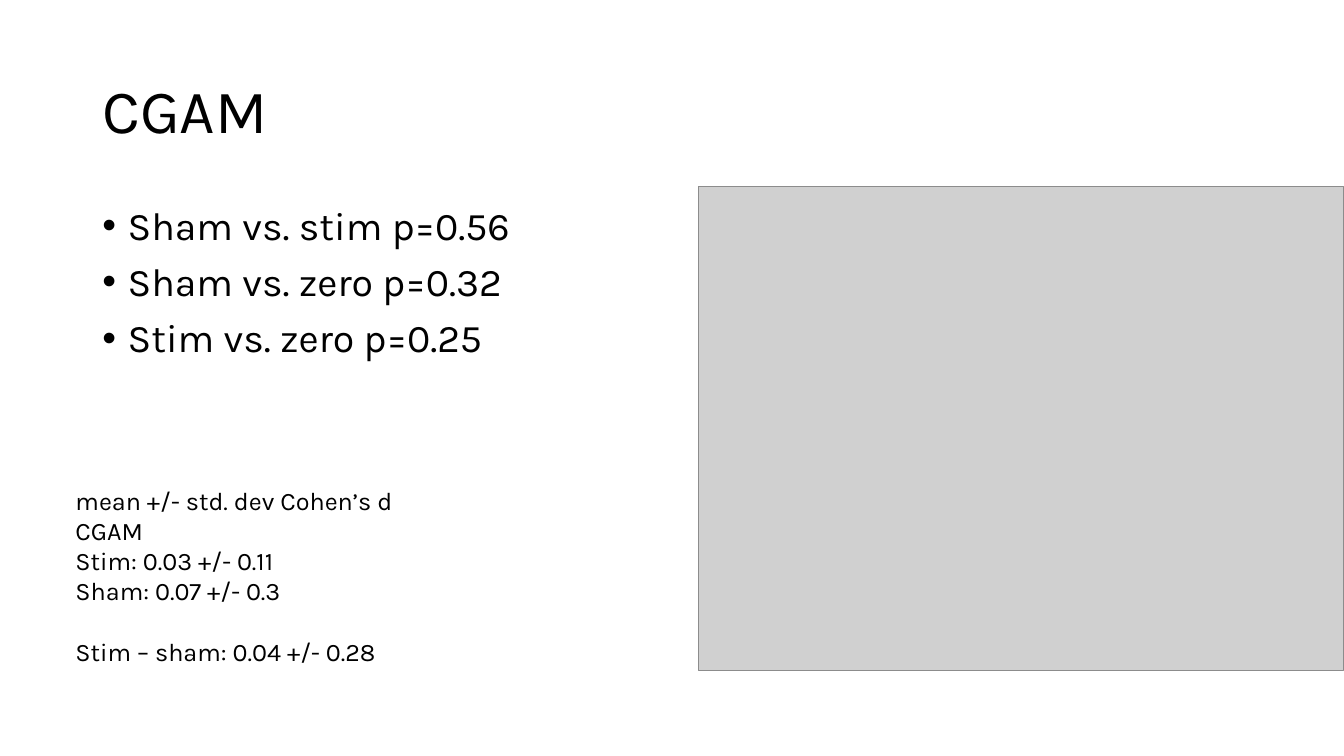
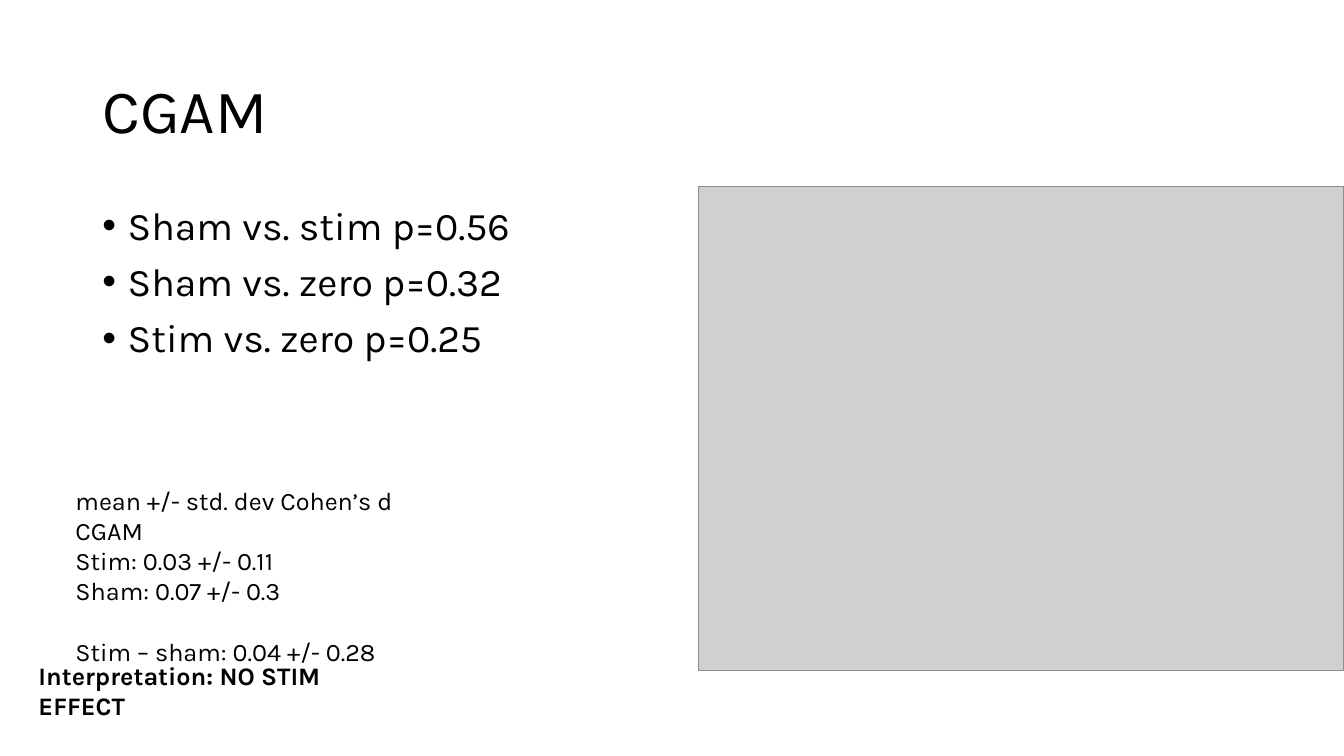
Before and after one commit to RTO-Spinal-Stim/Stroke-R01-Aim1, a slide deck: slide 19 of results/Aim 1 Results 25.10.21.pptx. Drawn at 1344x756 pixels with LibreOffice and Linux fonts; fonts in the diff are those of the drawing; grey boxes stand for pictures. Boxes give left, top, right and bottom in pixels: in the first picture for what was removed or moved away, otherwise in the second. Text is boxed around its words. In the diff, an @@ line names an element or a change of style, - is before the commit and + after.

Commit message:
Update Aim 1 Results 25.10.21.pptx
Provided yes/no interpretation of stim effect for each parameter

```diff
--- a/results/Aim 1 Results 25.10.21.pptx
+++ b/results/Aim 1 Results 25.10.21.pptx
@@ text added at [38,662,320,716], 18 pt, text #000000, bold @@
+Interpretation: NO STIM EFFECT
```
Also in this commit, not shown: 5 other slides changed.
